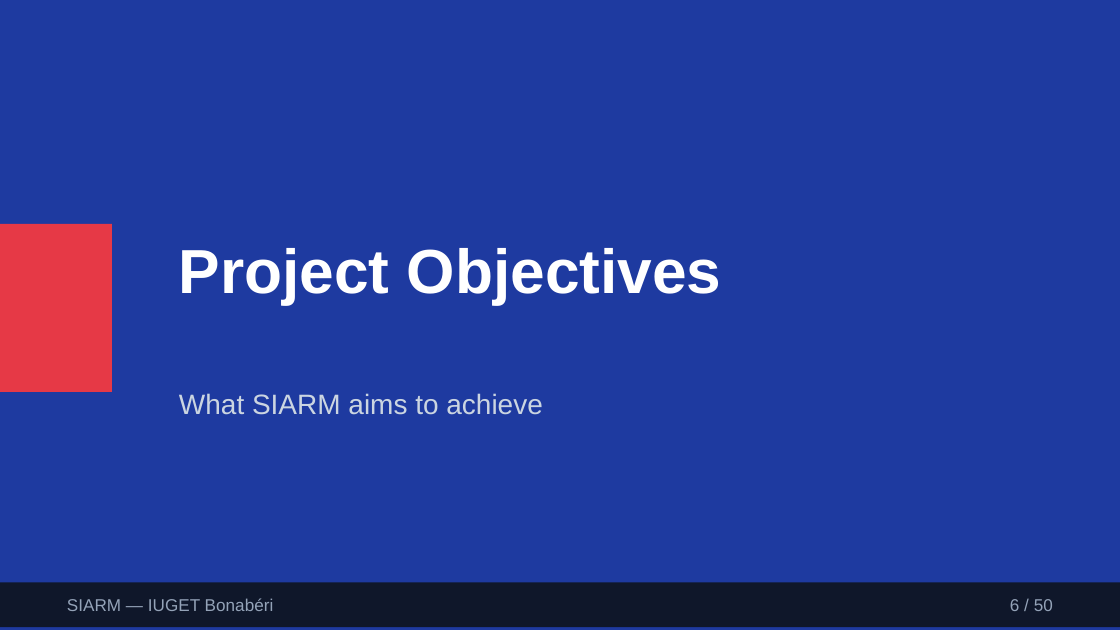
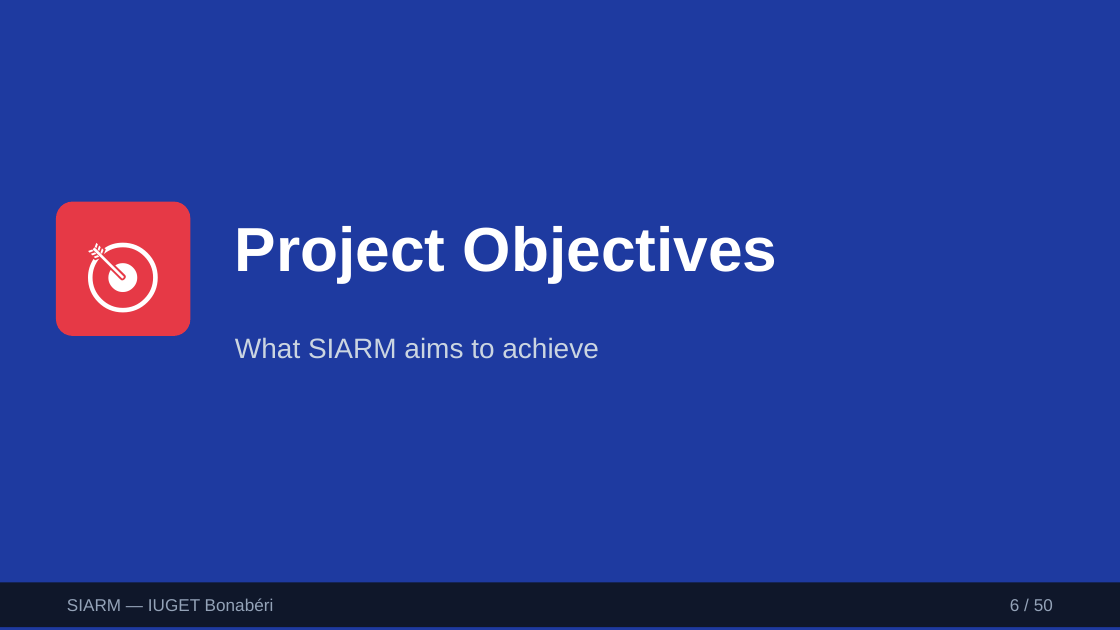
Before and after one commit to leaticiadipocko-wq/schoolproject, a slide deck: slide 6 of deliverables/SIARM-Defense-Presentation.pptx. Drawn at 1120x630 pixels with LibreOffice and Linux fonts; fonts in the diff are those of the drawing. Boxes give left, top, right and bottom in pixels: in the first picture for what was removed or moved away, otherwise in the second. Text is boxed around its words. In the diff, an @@ line names an element or a change of style, - is before the commit and + after.

Commit message:
fix: redesign PowerPoint with visual diagrams and icons instead of text
- Replaced text-heavy bullet points with visual diagrams and icons
- Added before/after comparison slides
- Added flow diagrams for processes (attendance, grades, fees)
- Added phone mockup for mobile learning
- Added browser mockup for landing page
- Added role pyramid visualization
- Added permission matrix grid
- Added timetable grid mockup
- Added chat widget mockup for chatbot
- Used emoji icons throughout for visual appeal

```diff
--- a/deliverables/SIARM-Defense-Presentation.pptx
+++ b/deliverables/SIARM-Defense-Presentation.pptx
@@ text at (56,202,190,336): text added @@
+🎯
@@ text "🎯": place and size @@
-text "🎯" at (0,224,112,392)
+text "🎯" at (56,202,190,336)
@@ text "🎯" at (56,202,190,336): fill #E63946 to none @@
@@ rounded rectangle added at (56,202,190,336), fill #E63946 @@
@@ text "Project Objectives": place and size @@
-text "Project Objectives" at (179,248,721,304)
+text "Project Objectives" at (235,226,777,282)
@@ text "What SIARM aims to achieve": place and size @@
-text "What SIARM aims to achieve" at (179,393,542,415)
+text "What SIARM aims to achieve" at (235,337,598,359)
```
Also in this commit, not shown: 40 other slides changed, 9 slides added, 9 slides removed, 1 other file.
